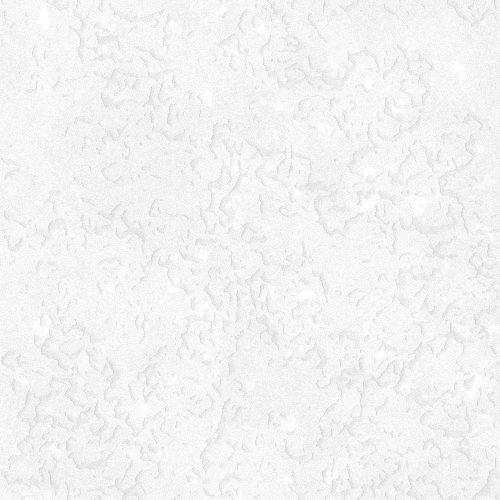
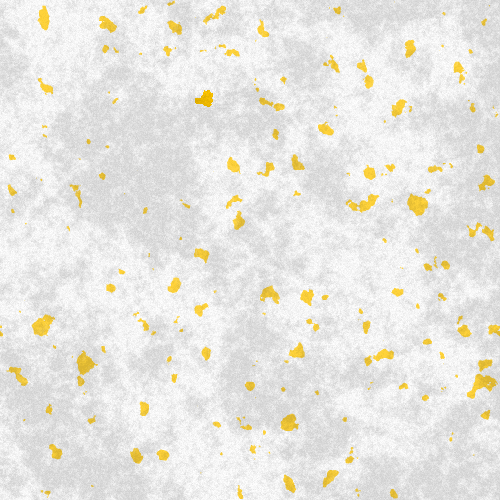
Layers edited between the first and the second 500px x 500px image:
hid "影" over (1, 0, 499, 500)
showed "明" over (1, 0, 499, 500)
added group "レイヤーグループ #2" (multiply, 14%) with 2 layers in group "レイヤーグループ" over (0, 0, 500, 500)
added layer "レイヤー #6" (addition) in group "レイヤーグループ #2" over (0, 0, 500, 500)
added layer "箔影 コピー #1" in group "レイヤーグループ #2" over (0, 0, 500, 499)
hid group "レイヤーグループ #1" (2 layers), opacity 3% → 2% over (0, 0, 500, 500)
showed "レイヤー", painted on it over (0, 0, 500, 499)
hid "レイヤー #2" over (0, 0, 500, 499)
hid "Clouds", opacity 7% → 3% over (0, 0, 500, 500)
